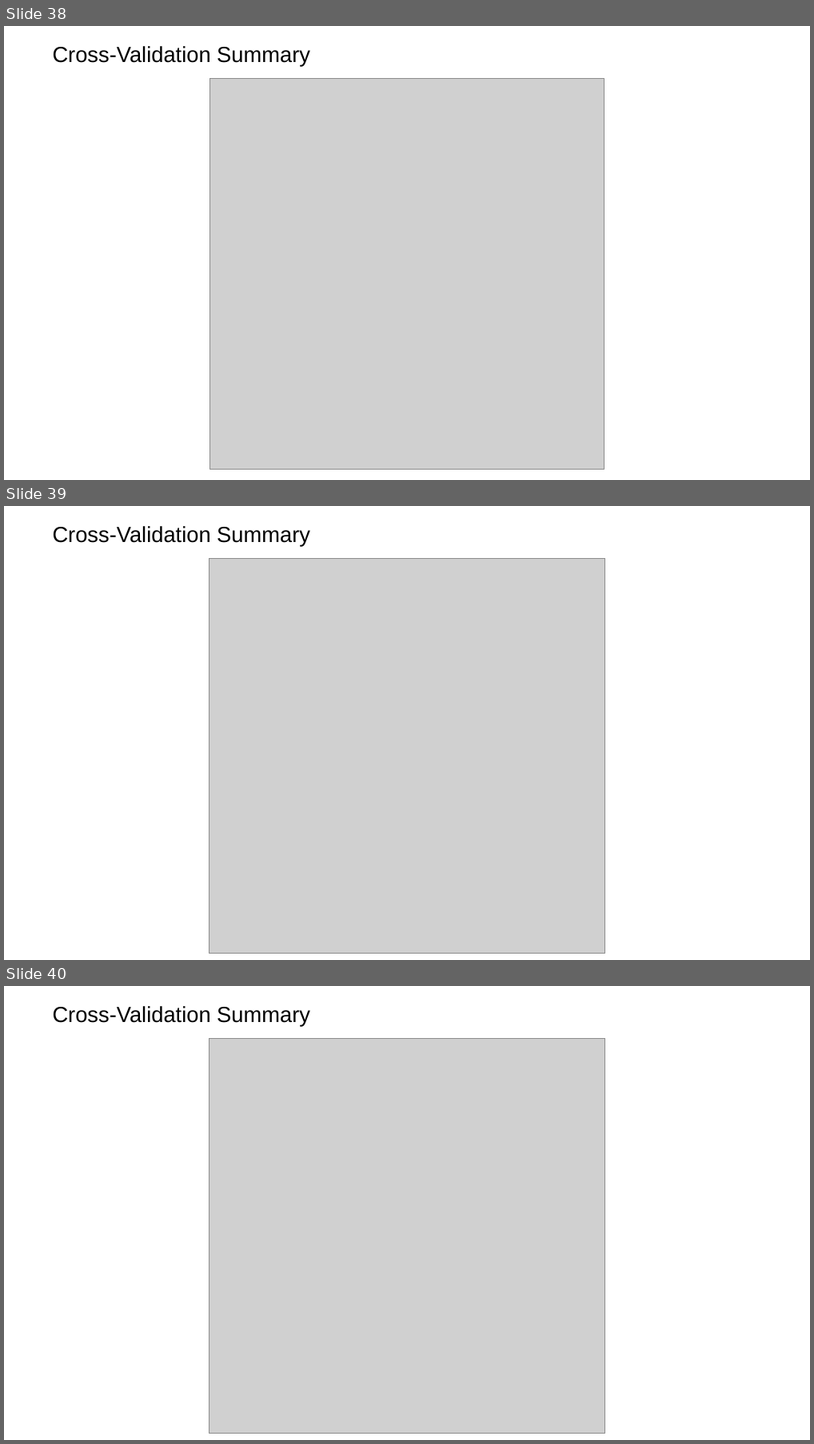
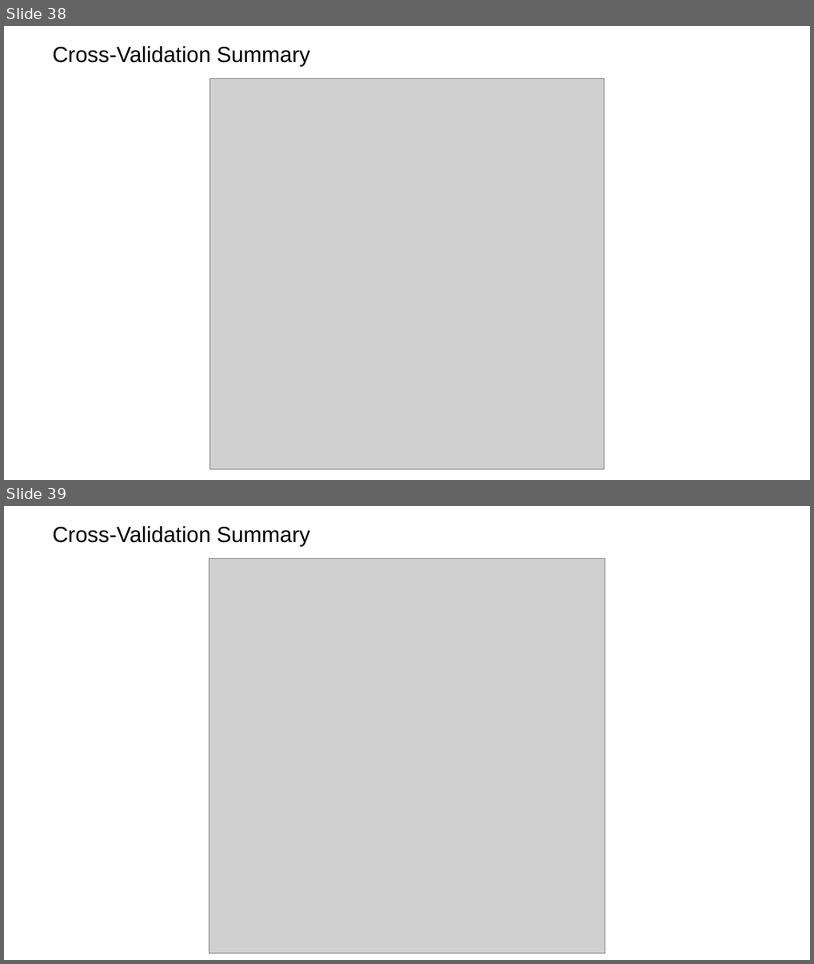
Before and after one commit to mddudko/methods-for-macro-forecasting-2025, a slide deck: submission/docs/Mixed-Frequency Models_Methods of Macroeconomic Forecasting.pptx. Shown one above the other, each under a label of ours: slides 38, 39 and 40 before the commit, slides 38 and 39 after it. The pictures are 814x1444 and 814x964 pixels, drawn with LibreOffice and Linux fonts; fonts in the diff are those of the drawing; grey boxes stand for pictures; background and template pictures are left out. Boxes give left, top, right and bottom in pixels: in the first picture for what was removed or moved away, otherwise in the second. Text is boxed around its words. In the diff, an @@ line names an element or a change of style, - is before the commit and + after.

```diff
--- a/submission/docs/Mixed-Frequency Models_Methods of Macroeconomic Forecasting.pptx
+++ b/submission/docs/Mixed-Frequency Models_Methods of Macroeconomic Forecasting.pptx
@@ slide 39 removed at (4, 506, 810, 960), background #FFFFFF @@
@@ title removed at (53, 526, 310, 545) @@
-Cross-Validation Summary
@@ picture removed at (209, 559, 606, 953) @@
@@ what was slide 40 is now slide 39 @@
```
Also in this commit, not shown: 4 slides changed.
